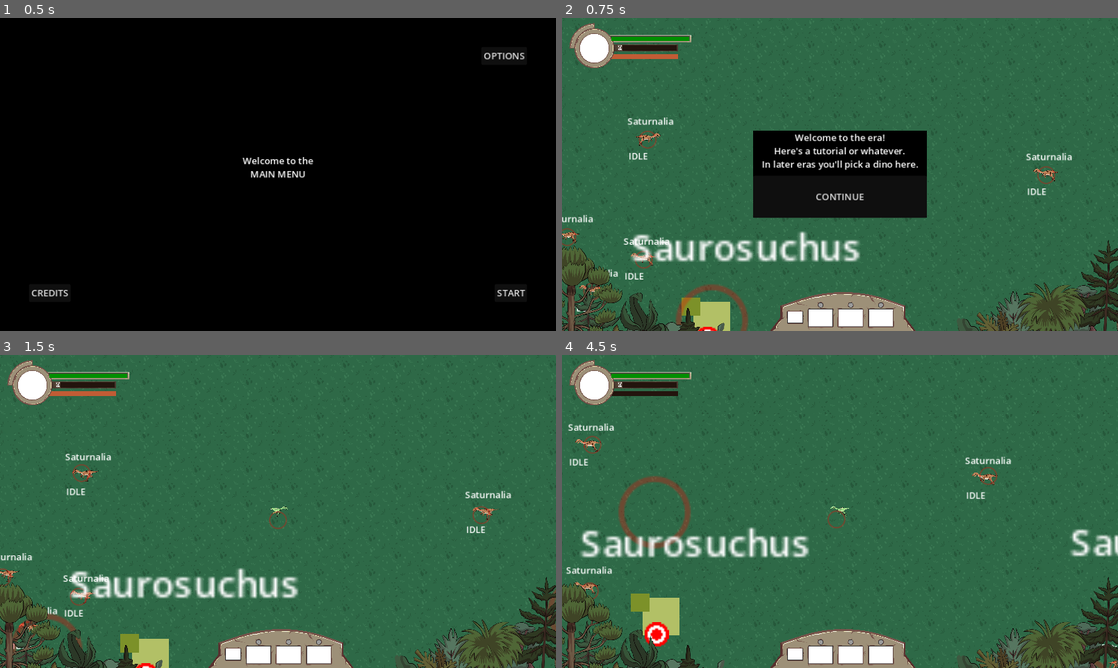
Above: before the commit, frames 1-4 (two rows, left to right).
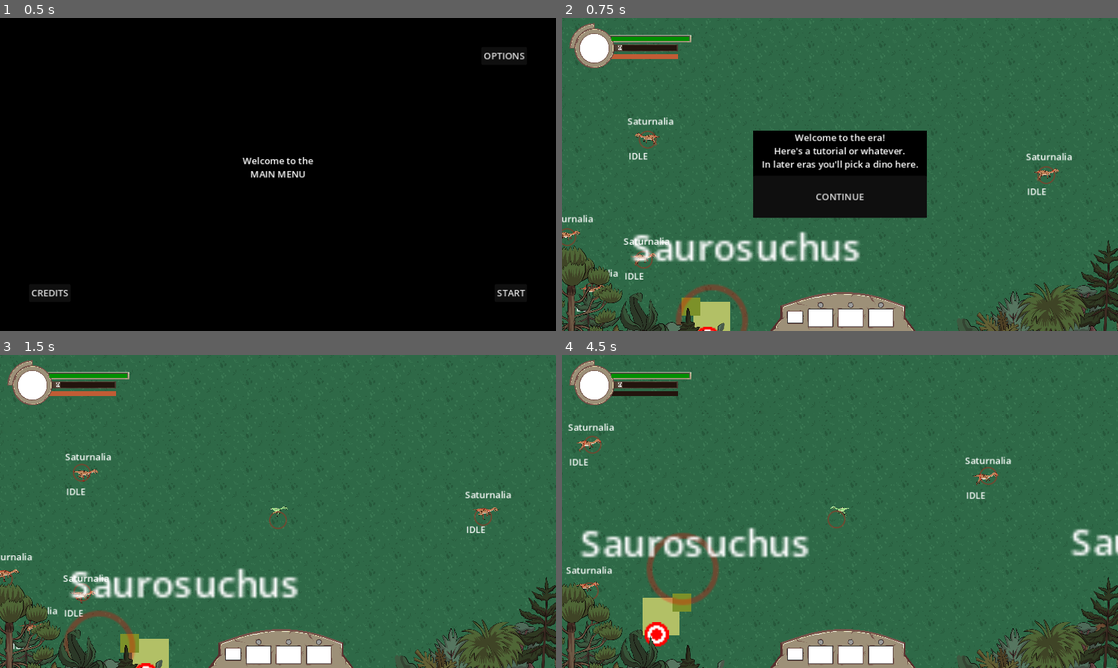
Above: after the commit, the same moments.

Repository: Enneagon/GodotGameJam2024
Game: Godot game, scene res://Scenes/main_menu.tscn
Same seed, same stepped clock (60 frames per second), same inputs: the game is played once before the commit and once after it.
Inputs (mouse positions are in pixels of both pictures, inside the frame that each line leads up to):
- Up to frame 1 (0.5 s): no input
- Up to frame 2 (0.75 s): click "START" at 0.5 s
- Up to frame 3 (1.5 s): click "CONTINUE" at 1.25 s
- Up to frame 4 (4.5 s): move the mouse to (962, 495) at 2.02 s; hold D (move_right) 2.03-2.78 s; hold Shift (sprint) 2.03-2.78 s; move the mouse to (728, 527) at 2.77 s; hold Down (move_down) 2.78-3.53 s; tap Shift (sprint) at 2.85, 4.35 s; move the mouse to (895, 442) at 3.52 s; hold D (move_right) 3.53-4.28 s; hold Shift (sprint) 3.53-4.28 s; move the mouse to (812, 574) at 4.27 s; hold W (move_up) from 4.28 s (still down)

Frame 1 is identical in both runs. In frame 2, 0.3% of the frame differs, in the area x 0-90%, y 36-89%; in frame 3, 1.0%; in frame 4, 2.0%, in the area x 2-100%, y 26-100%.

Commit message:
Various Fixes

Diff:
--- a/Scenes/Enemy_Dinosaurs/Era1/saurosuchus.tscn
+++ b/Scenes/Enemy_Dinosaurs/Era1/saurosuchus.tscn
@@ -16,7 +16,7 @@
 enemyStrength = 4.0
 enemyHPMax = 15.0
 enemyAttackCooldown = 3.0
-enemyRangeMultiplier = 3.0
+enemyRangeMultiplier = 1.5
 
 [node name="CollisionShape2D" parent="DetectionRange" index="0"]
 visible = true
--- a/Scenes/Enemy_Dinosaurs/Era2/brachiosaurus.tscn
+++ b/Scenes/Enemy_Dinosaurs/Era2/brachiosaurus.tscn
@@ -10,4 +10,4 @@
 enemyStrength = 6.0
 enemyHPMax = 20.0
 enemyAttackCooldown = 3.0
-enemyRangeMultiplier = 3.0
+enemyRangeMultiplier = 1.5
--- a/Scenes/Enemy_Dinosaurs/Era3/argentinosaurus.tscn
+++ b/Scenes/Enemy_Dinosaurs/Era3/argentinosaurus.tscn
@@ -10,4 +10,4 @@
 enemyStrength = 8.0
 enemyHPMax = 30.0
 enemyAttackCooldown = 3.0
-enemyRangeMultiplier = 3.0
+enemyRangeMultiplier = 1.5
--- a/Scenes/enemy.tscn
+++ b/Scenes/enemy.tscn
@@ -115,6 +115,15 @@
 
 [node name="FleeTimer" type="Timer" parent="."]
 wait_time = 4.0
+one_shot = true
+
+[node name="HuntTimer" type="Timer" parent="."]
+wait_time = 4.0
+one_shot = true
+
+[node name="OutOfBoundsTimer" type="Timer" parent="."]
+wait_time = 3.0
+one_shot = true
 
 [connection signal="body_entered" from="Hurtbox" to="." method="_on_hurtbox_body_entered"]
 [connection signal="body_exited" from="Hurtbox" to="." method="_on_hurtbox_body_exited"]
@@ -126,3 +135,5 @@
 [connection signal="timeout" from="DirectionTimer" to="." method="_on_direction_timer_timeout"]
 [connection signal="timeout" from="AttackTimer" to="." method="_on_attack_timer_timeout"]
 [connection signal="timeout" from="FleeTimer" to="." method="_on_flee_timer_timeout"]
+[connection signal="timeout" from="HuntTimer" to="." method="_on_hunt_timer_timeout"]
+[connection signal="timeout" from="OutOfBoundsTimer" to="." method="_on_out_of_bounds_timer_timeout"]
--- a/Scenes/level1.tscn
+++ b/Scenes/level1.tscn
@@ -37,7 +37,7 @@
 one_way_collision = true
 
 [node name="WorldRight" type="CollisionShape2D" parent="World"]
-position = Vector2(1107, -330)
+position = Vector2(1440, 0)
 rotation = 4.71239
 shape = SubResource("WorldBoundaryShape2D_1ynn7")
 one_way_collision = true
--- a/Scripts/enemy.gd
+++ b/Scripts/enemy.gd
@@ -11,7 +11,10 @@
 @onready var biteHurtbox = $Hurtbox
 @onready var stateLabel = $State
 @onready var flee_timer = $FleeTimer
+@onready var hunt_timer = $HuntTimer
+var hunt_time = 15.0
 var flee = false
+var outOfBounds = false
 
 @onready var animated_sprite = $AnimatedSprite2D
 
@@ -74,9 +77,11 @@
 
 func _process(_delta):
 	checkForNullInArray()
+	checkForOutOfBounds()
 
 func _physics_process(delta):
 	chooseState()
+	setHuntTimer()
 	chooseDirection(delta)
 	flipSprite()
 	bounceOffWalls(delta)
@@ -127,9 +132,9 @@
 
 	if(animated_sprite != null):
 		if(direction.x > 0):
+			animated_sprite.flip_h = true
+		else:
 			animated_sprite.flip_h = false
-		else:
-			animated_sprite.flip_h = true
 
 
 func flipSprite():
@@ -220,6 +225,9 @@
 
 func _on_attack_timer_timeout():
 	if !enemiesWithinBiteRange.is_empty():
+		# Reset the Hunt Timer if the dino successfully bites something
+		if !hunt_timer.is_stopped():
+			hunt_timer.wait_time = hunt_time
 		# Enemies cannot crit
 		var crit = false
 		enemiesWithinBiteRange[0].takeDamage(enemyStrength, self, crit)
@@ -262,7 +270,19 @@
 		behaviorState = state.IDLE
 		stateLabel.text = "IDLE"
 
-
+func setHuntTimer():
+	if behaviorState == state.HUNT:
+		if hunt_timer.is_stopped():
+			hunt_timer.wait_time = hunt_time
+			hunt_timer.start()
+	else:
+		hunt_timer.stop()
+
+func checkForOutOfBounds():
+	if position.x < (-get_parent().worldWidth/2) or position.x > (get_parent().worldWidth/2) or position.y < (-get_parent().worldHeight/2) or position.y > (get_parent().worldHeight/2):
+		outOfBounds = true
+	if $OutOfBoundsTimer.is_stopped() and outOfBounds == true:
+		$OutOfBoundsTimer.start()
 
 
 func checkForNullInArray():
@@ -286,4 +306,18 @@
 
 
 func _on_flee_timer_timeout():
-	flee = false
+	#flee = false
+	pass
+
+
+func _on_out_of_bounds_timer_timeout():
+	if outOfBounds == true:
+		print("Removed OOB dino")
+		queue_free()
+
+
+func _on_hunt_timer_timeout():
+	# If this much time has passed and the dino hasn't caught its prey, chase something else instead
+	if behaviorState == state.HUNT:
+		preyWithinDetectionRange.pop_front()
+		print("Couldn't catch prey...")
--- a/Scripts/enemy_hurtbox.gd
+++ b/Scripts/enemy_hurtbox.gd
@@ -3,8 +3,11 @@
 var biteRange = 15.0
 var targetDirection = Vector2.LEFT
 var direction = Vector2.LEFT
+var targetRotation = 0.0
 var elapsed = 0.5
 
 func _process(delta):
-	direction = direction.lerp(targetDirection, self.get_parent().enemyRotationSpeed * delta).normalized()
+	targetRotation = lerp_angle(direction.angle(), targetDirection.angle(), self.get_parent().enemyRotationSpeed * delta)
+
+	direction = Vector2.RIGHT.rotated(targetRotation)
 	position = direction * biteRange * self.get_parent().enemyRangeMultiplier
--- a/Scripts/food.gd
+++ b/Scripts/food.gd
@@ -17,6 +17,10 @@
 
 
 func _on_timer_timeout():
+	var dinoManager = get_tree().get_first_node_in_group("DinoManager")
+	if position.x < (-dinoManager.worldWidth/2) or position.x > (dinoManager.worldWidth/2) or position.y < (-dinoManager.worldHeight/2) or position.y > (dinoManager.worldHeight/2):
+		print("Removed OOB food")
+		queue_free()
 	isReadyToBeEaten = true
 	var hungryDinos = $Area2D.get_overlapping_bodies()
 	if !hungryDinos.is_empty():
